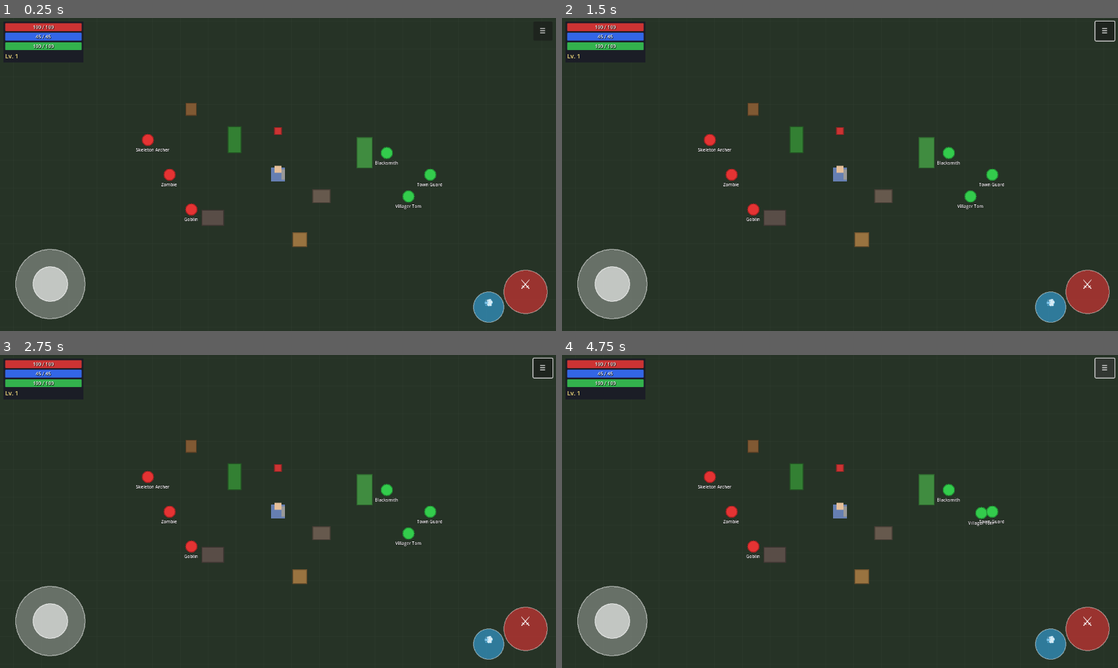
Above: before the commit, frames 1-4 (two rows, left to right).
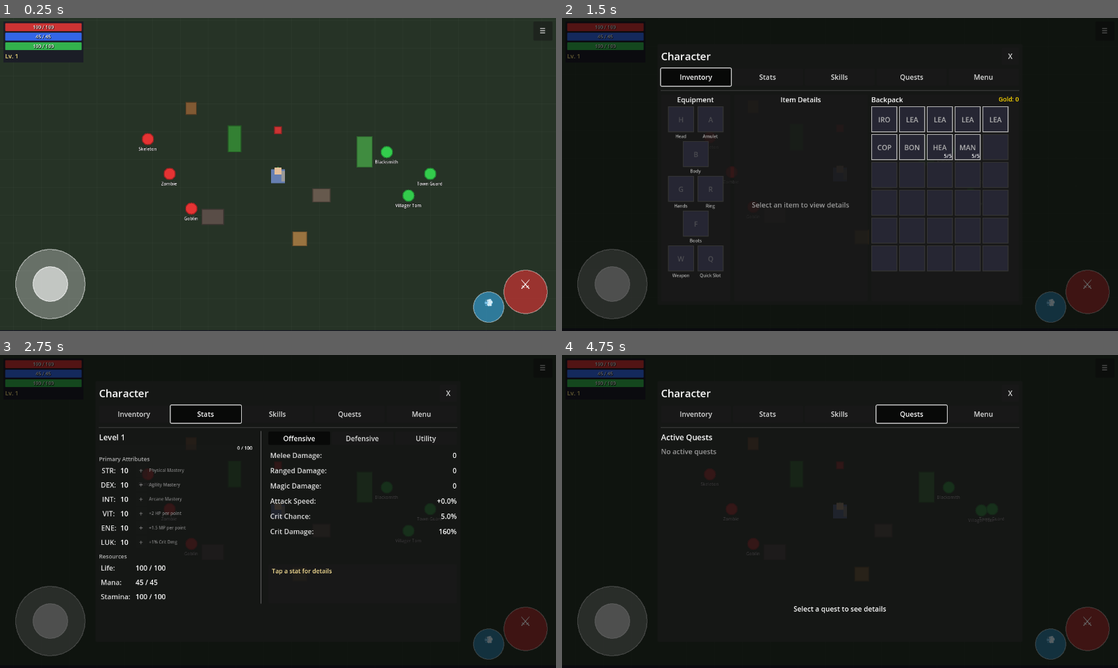
Above: after the commit, the same moments.

Repository: MatousHruska/MobileTestia
Game: Godot game, scene res://scenes/world/test_zone.tscn
The game is run twice, just before and just after one commit, with the same random seed, the same clock (stepped at 60 frames per second) and the same inputs.
Inputs (mouse positions are in pixels of both pictures, inside the frame that each line leads up to):
- Up to frame 1 (0.25 s): no input
- Up to frame 2 (1.5 s): click "☰" at 0.5 s; click (695, 77) at 1.25 s, where only the run after the commit has a clickable "Inventory"
- Up to frame 3 (2.75 s): click (205, 414) at 2 s, where only the run after the commit has a clickable "Stats"
- Up to frame 4 (4.75 s): click (840, 414) at 2.75 s, where only the run after the commit has a clickable "Skills"; click (912, 414) at 3.5 s, where only the run after the commit has a clickable "Quests"; click "☰" at 4.25 s

The runs differ from the first frame. In frame 1, 0.8% of the frame differs, in the area x 0-100%, y 26-100%; in frame 2, 85%; in frame 3, 98%; in frame 4, 98%, in the area x 0-100%, y 0-100%.
Error before the commit: Parse Error: Cannot infer the type of "type" variable because the value doesn't have a set type. (res://scripts/world/zone_base.gd:71)

Commit message:
Fix type inference error in zone_base.gd

Diff:
--- a/scripts/world/zone_base.gd
+++ b/scripts/world/zone_base.gd
@@ -68,12 +68,12 @@
 			})
 		else:
 			# Fallback to EnemyPresets if database entry missing
-			var type := enemy_data.id.replace("ene_", "").replace("_basic", "")
-			enemy = EnemyPresets.create(type, enemy_data.level)
+			var enemy_type: String = str(enemy_data.id).replace("ene_", "").replace("_basic", "")
+			enemy = EnemyPresets.create(enemy_type, enemy_data.level)
 			if enemy != null:
 				enemies_node.add_child(enemy)
 				enemy.global_position = enemy_data.position
 				enemy.home_position = enemy.global_position
-				Debug.warn("Zone", "Used fallback enemy", type)
+				Debug.warn("Zone", "Used fallback enemy", enemy_type)
 
 	Debug.info("Zone", "Spawned %d test enemies from database" % test_enemies.size())
